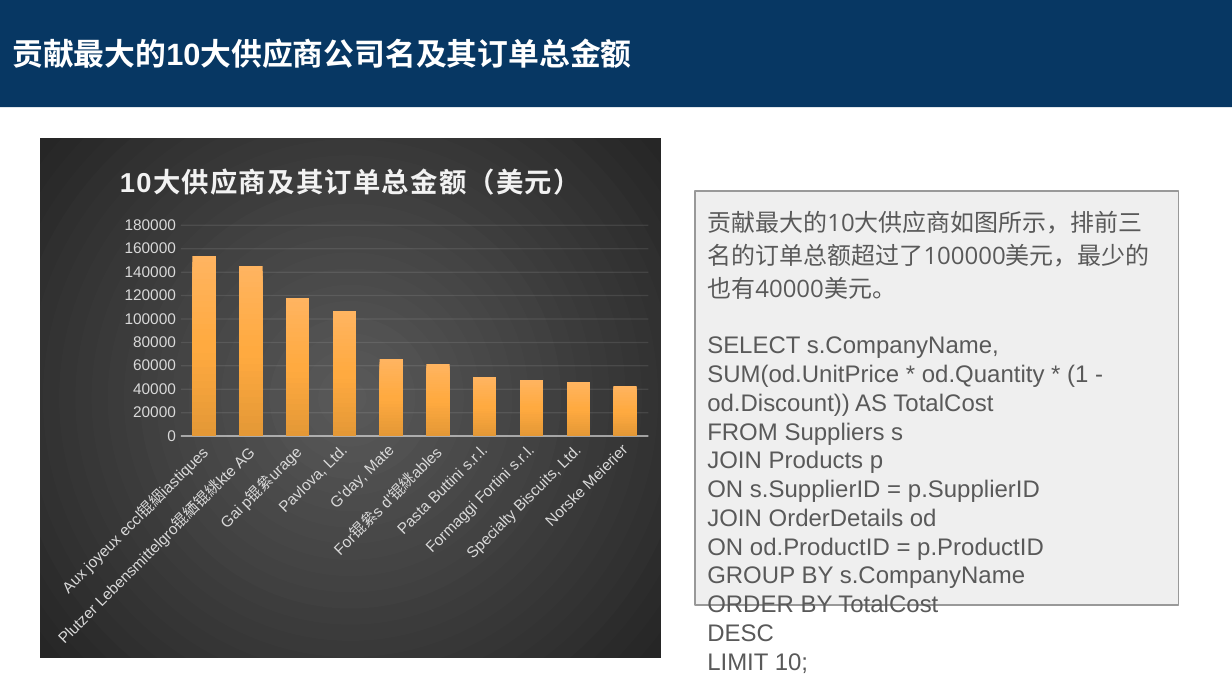
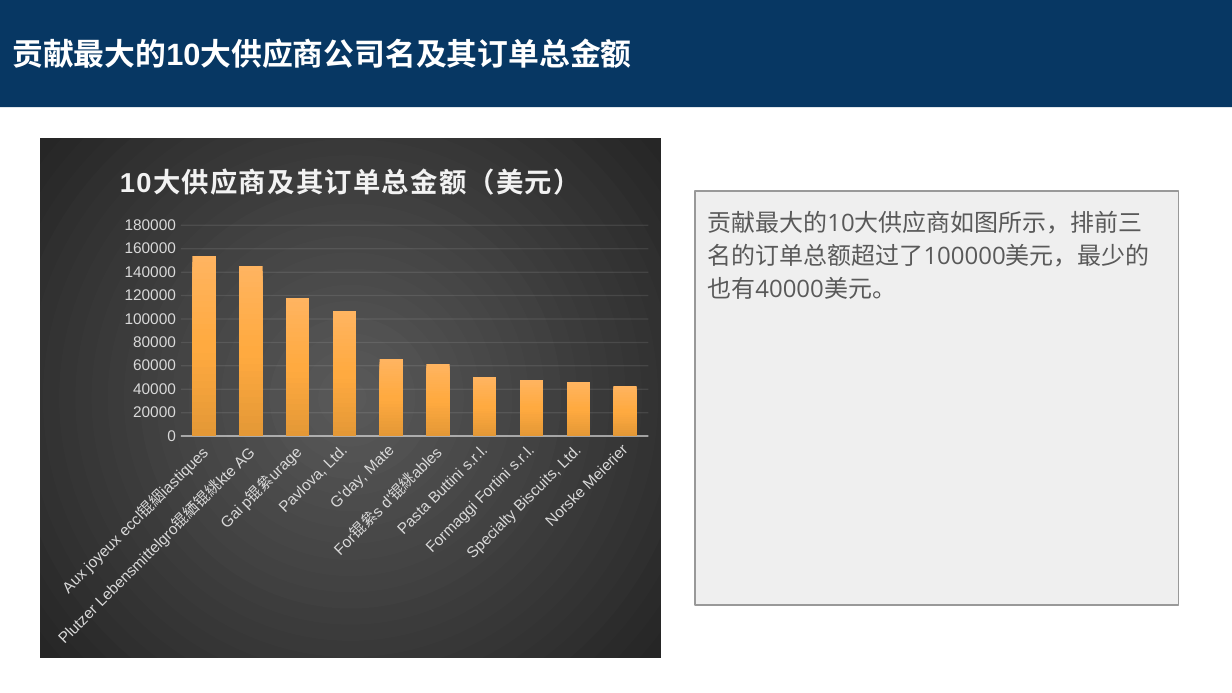
Before and after one commit to leesper/become-business-analyst, a slide deck: slide 6 of P4_CreateReportDB/SQL Project Submission.pptx. Drawn at 1232x693 pixels with LibreOffice and Linux fonts; fonts in the diff are those of the drawing. Boxes give left, top, right and bottom in pixels: in the first picture for what was removed or moved away, otherwise in the second. Text is boxed around its words. In the diff, an @@ line names an element or a change of style, - is before the commit and + after.

```diff
--- a/P4_CreateReportDB/SQL Project Submission.pptx
+++ b/P4_CreateReportDB/SQL Project Submission.pptx
@@ text at box(707, 336, 1088, 612): paragraphs removed @@
-SELECT s.CompanyName, SUM(od.UnitPrice * od.Quantity * (1 - od.Discount)) AS TotalCost
-FROM Suppliers s
-JOIN Products p
-ON s.SupplierID = p.SupplierID
-JOIN OrderDetails od
-ON od.ProductID = p.ProductID
-GROUP BY s.CompanyName
-ORDER BY TotalCost
-DESC
-LIMIT 10;
```
Also in this commit, not shown: 15 other slides changed, 1 other file.
